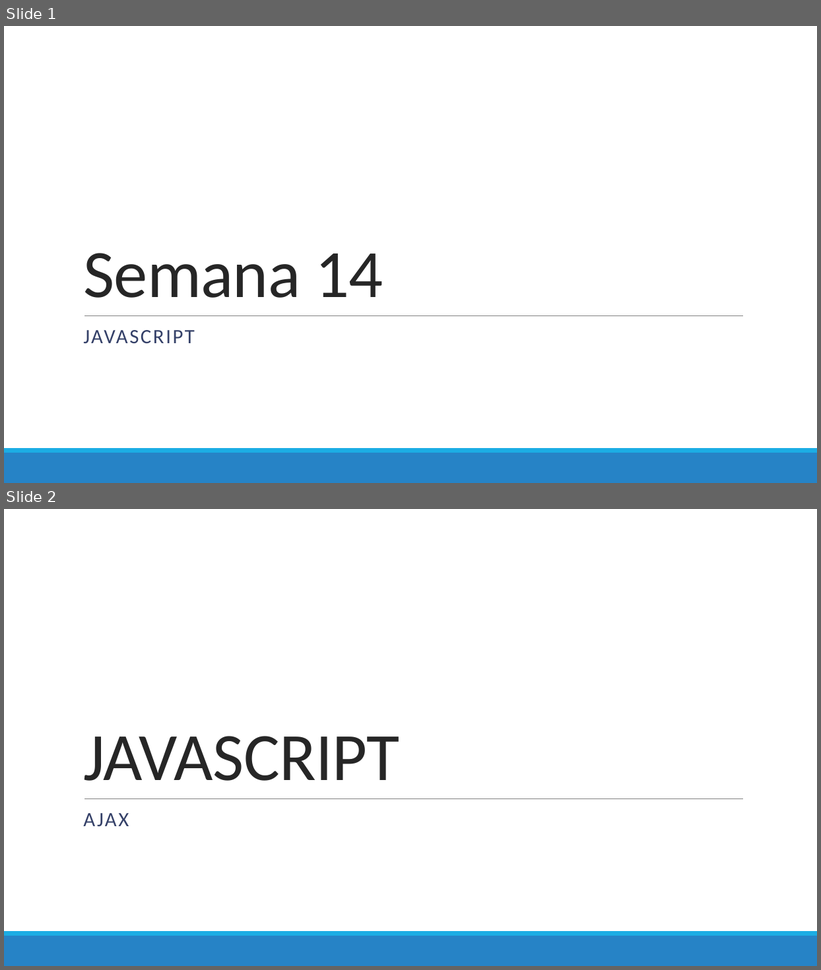
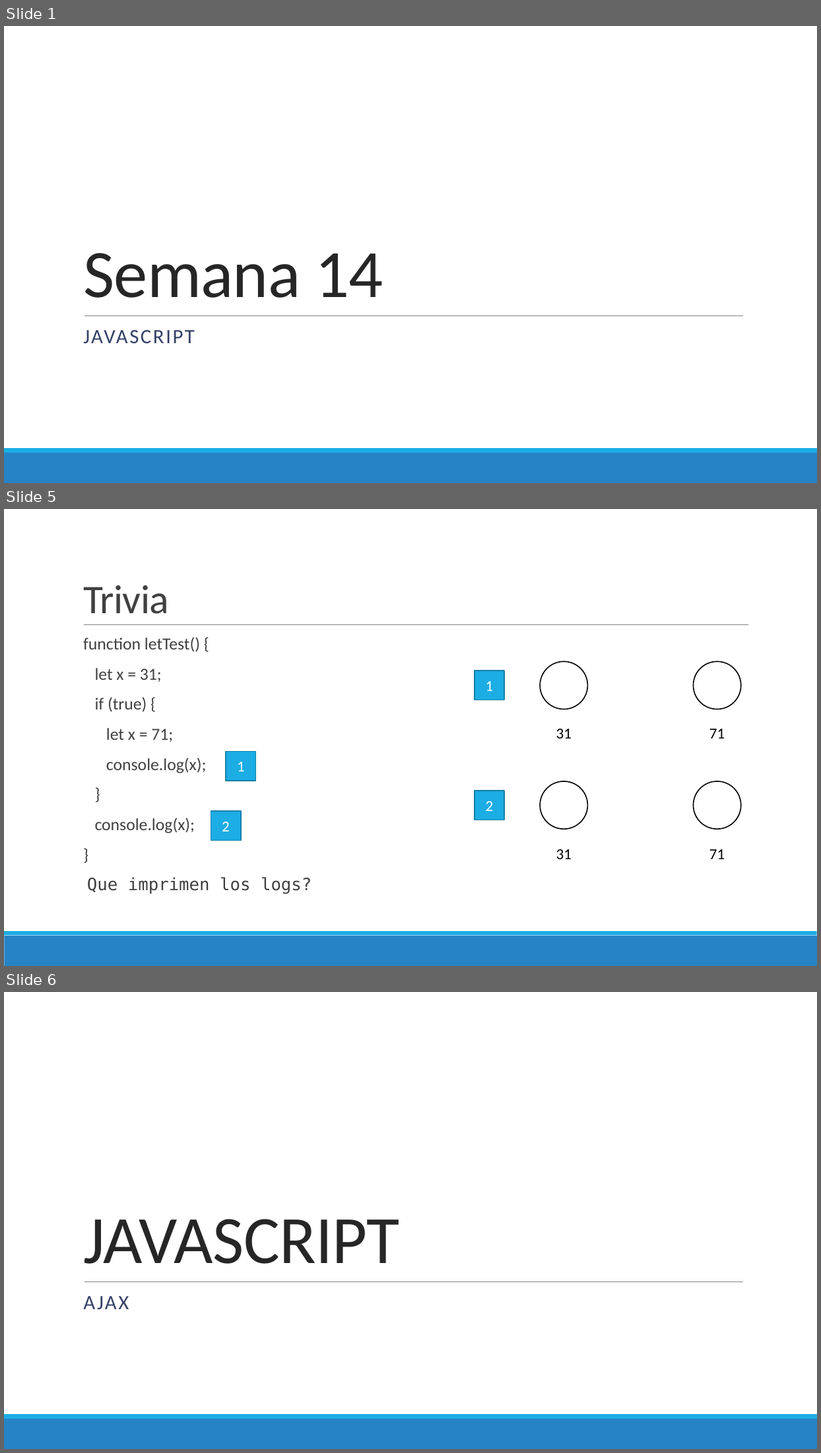
Before and after one commit to Domiciano/PrograRed201, a slide deck: Semana 14/Presentación.pptx. Shown one above the other, each under a label of ours: slides 1 and 2 before the commit, slides 1, 5 and 6 after it; the slides between them are not shown. The pictures are 821x970 and 821x1453 pixels, drawn with LibreOffice and Linux fonts; fonts in the diff are those of the drawing. Boxes give left, top, right and bottom in pixels: in the first picture for what was removed or moved away, otherwise in the second. Text is boxed around its words. In the diff, an @@ line names an element or a change of style, - is before the commit and + after.

```diff
--- a/Semana 14/Presentación.pptx
+++ b/Semana 14/Presentación.pptx
@@ slide 5 added at (4, 509, 817, 966), background #FFFFFF; not listed: 2 template elements that a slide beside it also shows @@
@@ title added at (83, 585, 169, 614), 48 pt, text #404040 @@
+Trivia
@@ line added from (84, 625) to (748, 625), #808080 0.5 pt @@
@@ text added at (83, 637, 312, 894), 20 pt, text #404040 @@
+  function letTest() {
+  let x = 31;
+  if (true) {
+  let x = 71;
+  console.log(x);
+  }
+  console.log(x);
+  }
+  Que imprimen los logs?
@@ ellipse added at (540, 661, 587, 709), outline #000000 1.25 pt @@
@@ ellipse added at (693, 661, 741, 709), outline #000000 1.25 pt @@
@@ rectangle added at (475, 671, 504, 700), fill #1CADE4, outline #1580A9 1.25 pt, 18 pt, text #FFFFFF @@
+1
@@ text added at (556, 729, 572, 739), 18 pt, text #000000 @@
+31
@@ text added at (710, 729, 725, 739), 18 pt, text #000000 @@
+71
@@ rectangle added at (226, 752, 256, 781), fill #1CADE4, outline #1580A9 1.25 pt, 18 pt, text #FFFFFF @@
+1
@@ ellipse added at (540, 782, 587, 829), outline #000000 1.25 pt @@
@@ ellipse added at (693, 782, 741, 829), outline #000000 1.25 pt @@
@@ rectangle added at (475, 791, 504, 820), fill #1CADE4, outline #1580A9 1.25 pt, 18 pt, text #FFFFFF @@
+2
@@ rectangle added at (211, 811, 241, 841), fill #1CADE4, outline #1580A9 1.25 pt, 18 pt, text #FFFFFF @@
+2
@@ text added at (556, 850, 572, 859), 18 pt, text #000000 @@
+31
@@ text added at (710, 850, 725, 859), 18 pt, text #000000 @@
+71
@@ what was slide 2 is now slide 6 @@
```
Also in this commit, not shown: 10 other slides added.
